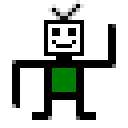
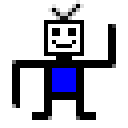
Two versions of the same layered image (128px x 128px). Layer-by-layer changes:
painted on "Background copy" over (x1=52, y1=68, x2=76, y2=92)
